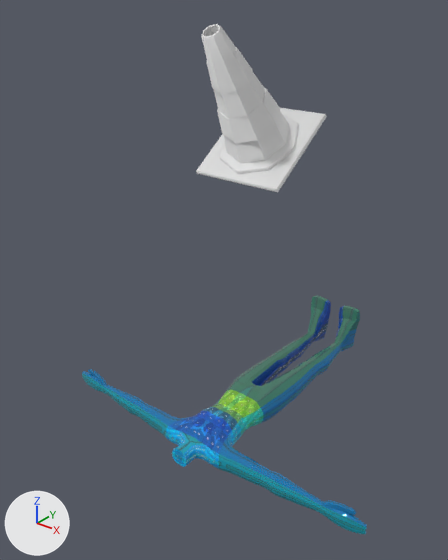
A saved change to the FBX model Zeldalikesombreerotique/Assets/GA Alpha/modélisation/Chara Animation et skin/CharaSadWalk.fbx.
One viewpoint serves both versions: a 50 mm lens placed at (1.01, 7.61, 2.29), pointed at (-1.0, 10.12, 0.73). Lighting does not change. The marker at lower left points along +X, +Y and +Z. Where no turn or scale is listed for an object, it has been applied to the vertices. Vertices at the same position are counted once.

Objects in the first picture: 'Cone006', 'corps'.
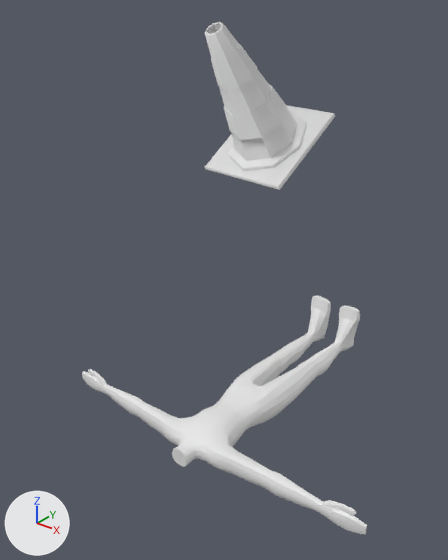
Pixel boxes (x1, y1, x2, y2) of what changed, in the pictures (448 x 560 px):
'corps', recoloured
    both: (82, 295, 367, 534)
'Cone006', mesh turned, moved
    before: (196, 24, 326, 192)
    after: (205, 22, 335, 190)

What the commit changed:
me_mesh_001 has 1956 vertices, 3908 faces and spans x -1.05..1.03, y -0.87..0.83, z -0.22..0.18.
me_mesh_001 no longer uses material mat_unwrap_texture_checker_material (picture img_uv_checker_png).
me_mesh has 231 vertices, 230 faces and spans x -0.25..0.25, y -0.424..0.2, z -0.208..0.521.
me_mesh is used by ob_cone006; location (-0.796, 10.161, 1.596).
me_mesh part 1: the whole mesh is turned -6 degrees about the z axis through the mesh origin.
Object 'Cone006' (ob_cone006) moves from (-0.796, 10.161, 1.596) to (-0.776, 10.205, 1.602).
